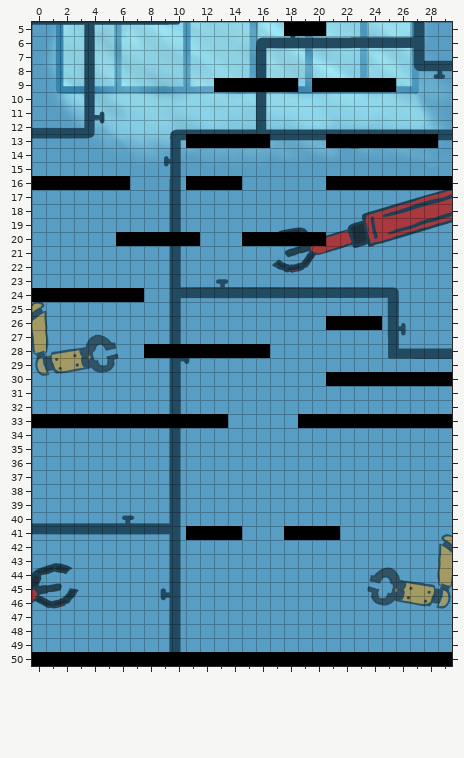
An edit to a level. Tiled map, Tiled/BigMap.tmx. The picture above is the old version.
Cells are 64x64 px. Shown: x 0..29, y 5..50.
After:
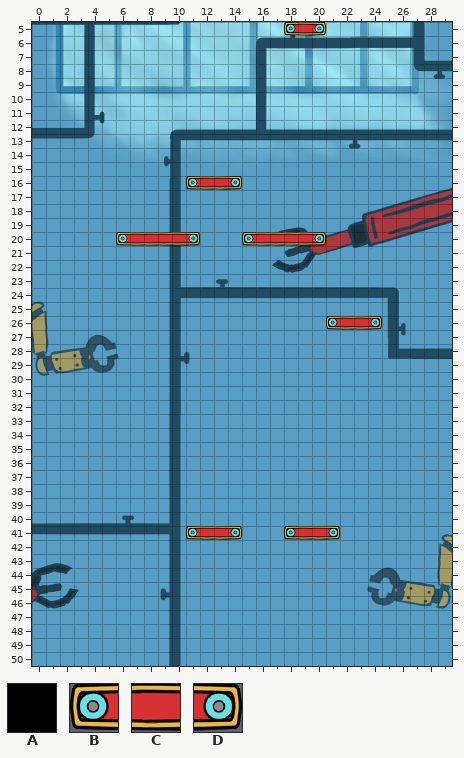
Key: from "Test": A 0; from "conveyorbeltsprite": B 0, C 1, D 2.
_ is an empty cell.
The author wrote: sprite updates for collision only platforms
Edits made:
{"where": "layer \"Tile Layer 1\""}
{"y":5,"x":18,"old":"AAA","new":"BCD"}
{"y":9,"x":13,"old":"AAAAAA","new":"______"}
{"y":9,"x":20,"old":"AAAAAA","new":"______"}
{"y":13,"x":11,"old":"AAAAAA","new":"______"}
{"y":13,"x":21,"old":"AAAAAAAA","new":"________"}
{"y":16,"x":0,"old":"AAAAAAA","new":"_______"}
{"y":16,"x":11,"old":"AAAA","new":"BCCD"}
{"y":16,"x":21,"old":"AAAAAAAAA","new":"_________"}
{"y":20,"x":6,"old":"AAAAAA","new":"BCCCCD"}
{"y":20,"x":15,"old":"AAAAAA","new":"BCCCCD"}
{"y":24,"x":0,"old":"AAAAAAAA","new":"________"}
{"y":26,"x":21,"old":"AAAA","new":"BCCD"}
{"y":28,"x":8,"old":"AAAAAAAAA","new":"_________"}
{"y":30,"x":21,"old":"AAAAAAAAA","new":"_________"}
{"y":33,"x":0,"old":"AAAAAAAAAAAAAA","new":"______________"}
{"y":33,"x":19,"old":"AAAAAAAAAAA","new":"___________"}
{"y":41,"x":11,"old":"AAAA","new":"BCCD"}
{"y":41,"x":18,"old":"AAAA","new":"BCCD"}
{"y":50,"x":0,"old":"AAAAAAAAAAAAAAAAAAAAAAAAAAAAAA","new":"______________________________"}
